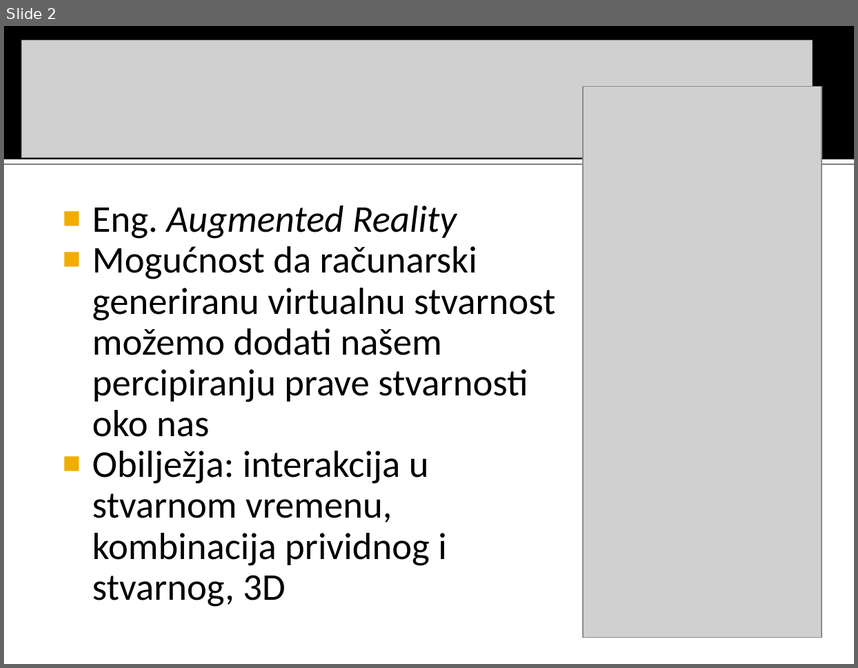
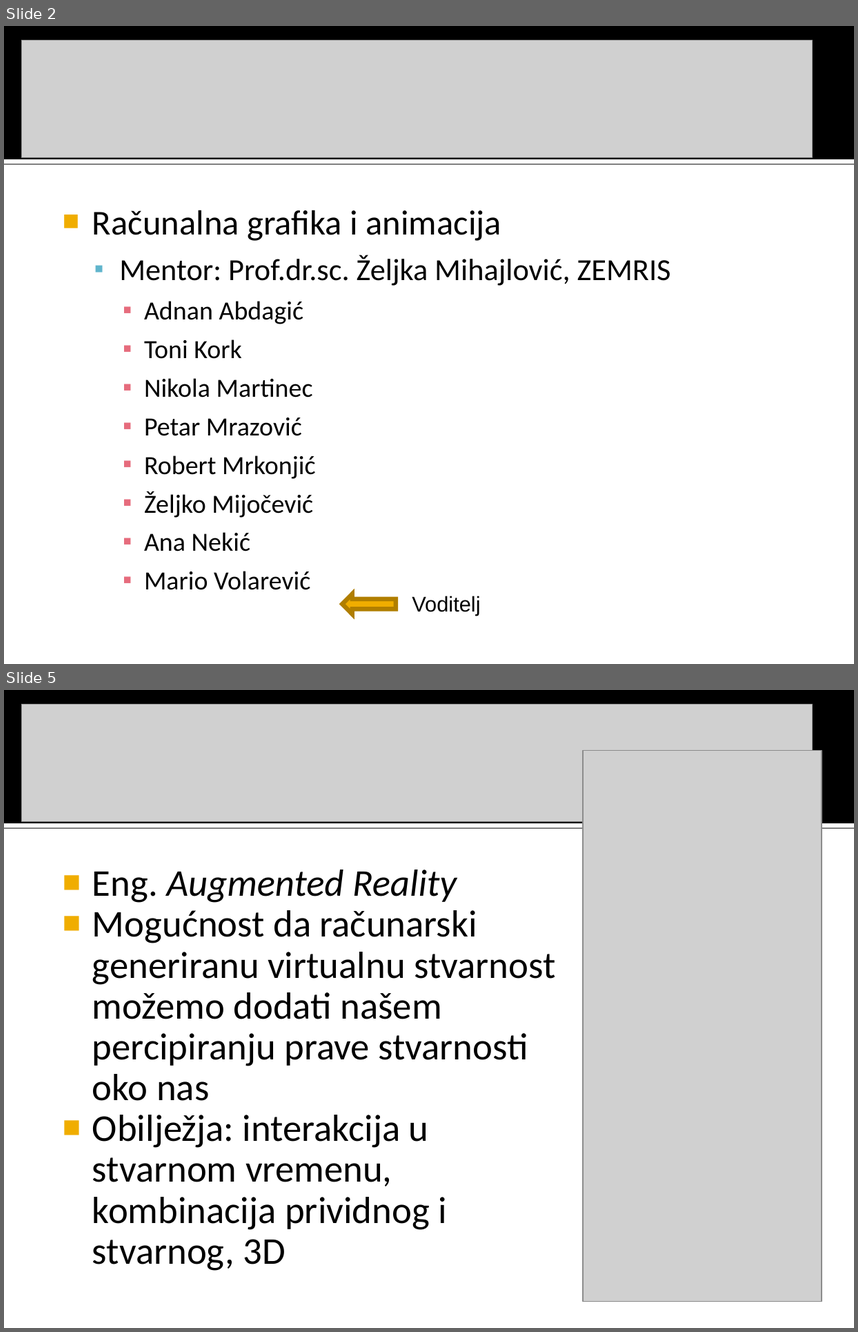
Before and after one commit to MarioVolarevic/projekt-irg-2011, a slide deck: Prezentacija/FERmula 1.ppt. Shown one above the other, each under a label of ours: slide 2 before the commit, slides 2 and 5 after it; the slides between them are not shown. The pictures are 858x668 and 858x1332 pixels, drawn with LibreOffice and Linux fonts; fonts in the diff are those of the drawing; grey boxes stand for pictures. Boxes give left, top, right and bottom in pixels: in the first picture for what was removed or moved away, otherwise in the second. Text is boxed around its words. In the diff, an @@ line names an element or a change of style, - is before the commit and + after.

```diff
--- a/Prezentacija/FERmula 1.ppt
+++ b/Prezentacija/FERmula 1.ppt
@@ slide 2 added at [4,26,854,664], background #FFFFFF; not listed: 2 template elements that a slide beside it also shows @@
@@ picture added at [22,40,813,158] @@
@@ text added at [92,210,671,590], 22.2 pt, text #000000 @@
+■ Računalna grafika i animacija
+  ▪ Mentor: Prof.dr.sc. Željka Mihajlović, ZEMRIS
+    ▪ Adnan Abdagić
+    ▪ Toni Kork
+    ▪ Nikola Martinec
+    ▪ Petar Mrazović
+    ▪ Robert Mrkonjić
+    ▪ Željko Mijočević
+    ▪ Ana Nekić
+    ▪ Mario Volarević
@@ left arrow added at [342,594,396,615], fill #F0AD00, outline #B07E00 3.77 pt @@
@@ text added at [412,595,480,615], 18 pt, text #000000 @@
+Voditelj
@@ what was slide 2 is now slide 5 @@
```
Also in this commit, not shown: 2 slides changed, 7 other slides added.
